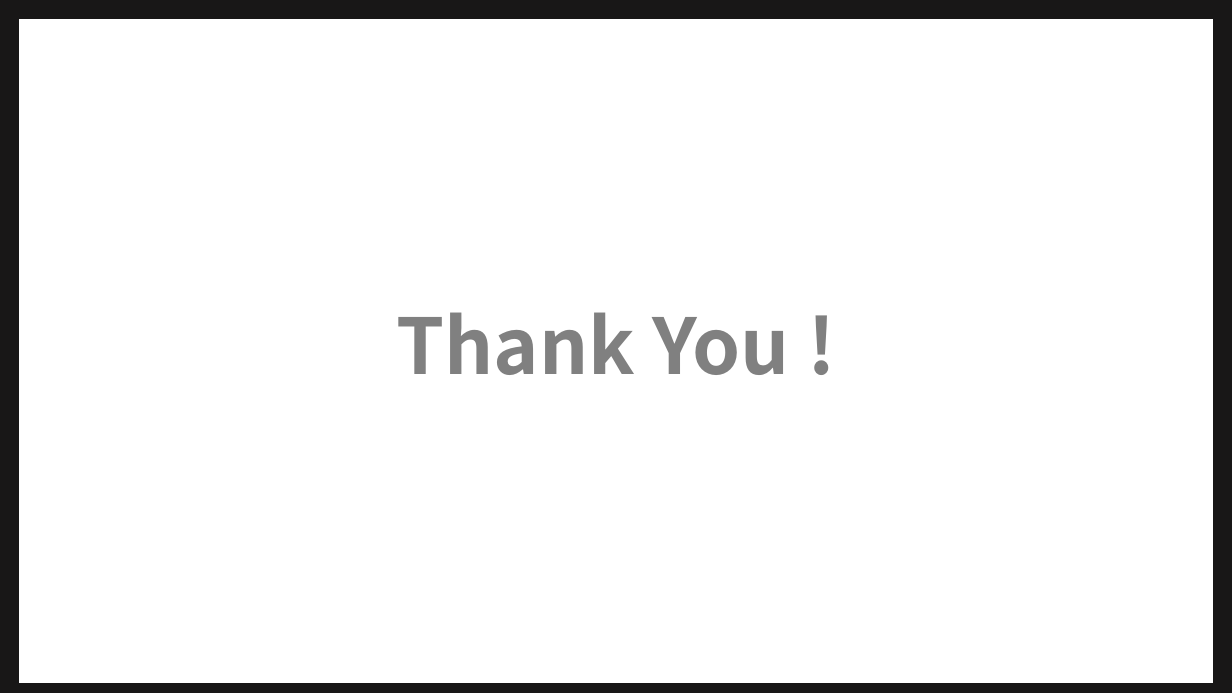
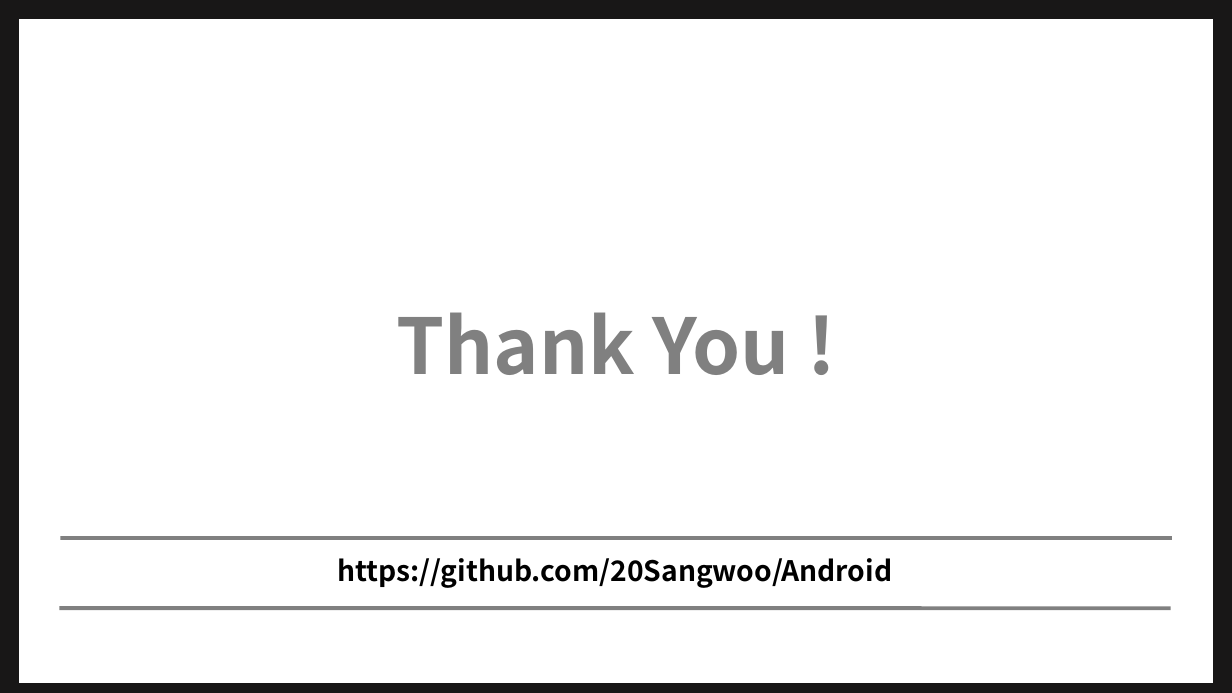
Before and after one commit to 20Sangwoo/-, a slide deck: slide 15 of 202084779 조상우 모바일앱개발.pptx. Drawn at 1232x693 pixels with LibreOffice and Linux fonts; fonts in the diff are those of the drawing. Boxes give left, top, right and bottom in pixels: in the first picture for what was removed or moved away, otherwise in the second. Text is boxed around its words. In the diff, an @@ line names an element or a change of style, - is before the commit and + after.

Commit message:
Add files via upload

```diff
--- a/202084779 조상우 모바일앱개발.pptx
+++ b/202084779 조상우 모바일앱개발.pptx
@@ line added from (60, 538) to (1172, 538), #808080 3 pt @@
@@ text added at (x1=337, y1=558, x2=892, y2=588), 22 pt, text #000000, bold @@
+https://github.com/20Sangwoo/Android
@@ line added from (59, 608) to (1171, 608), #808080 3 pt @@
```
